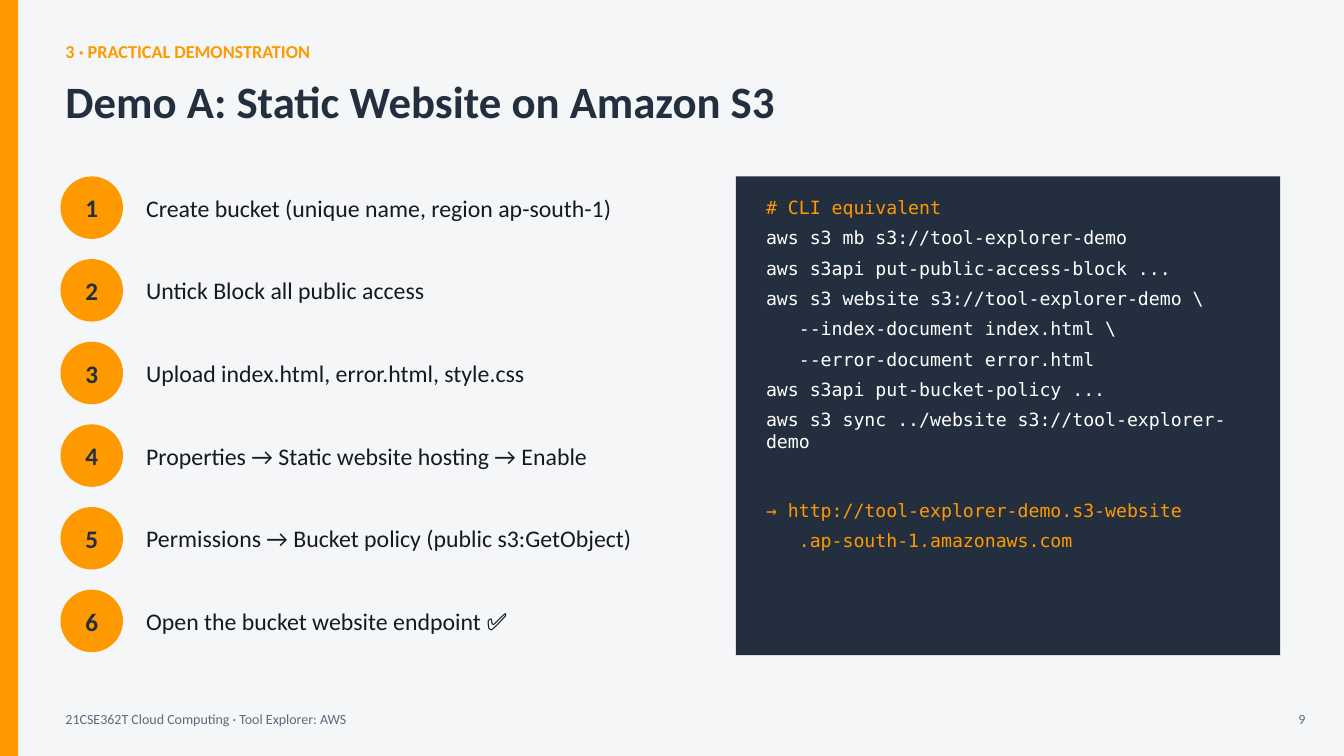
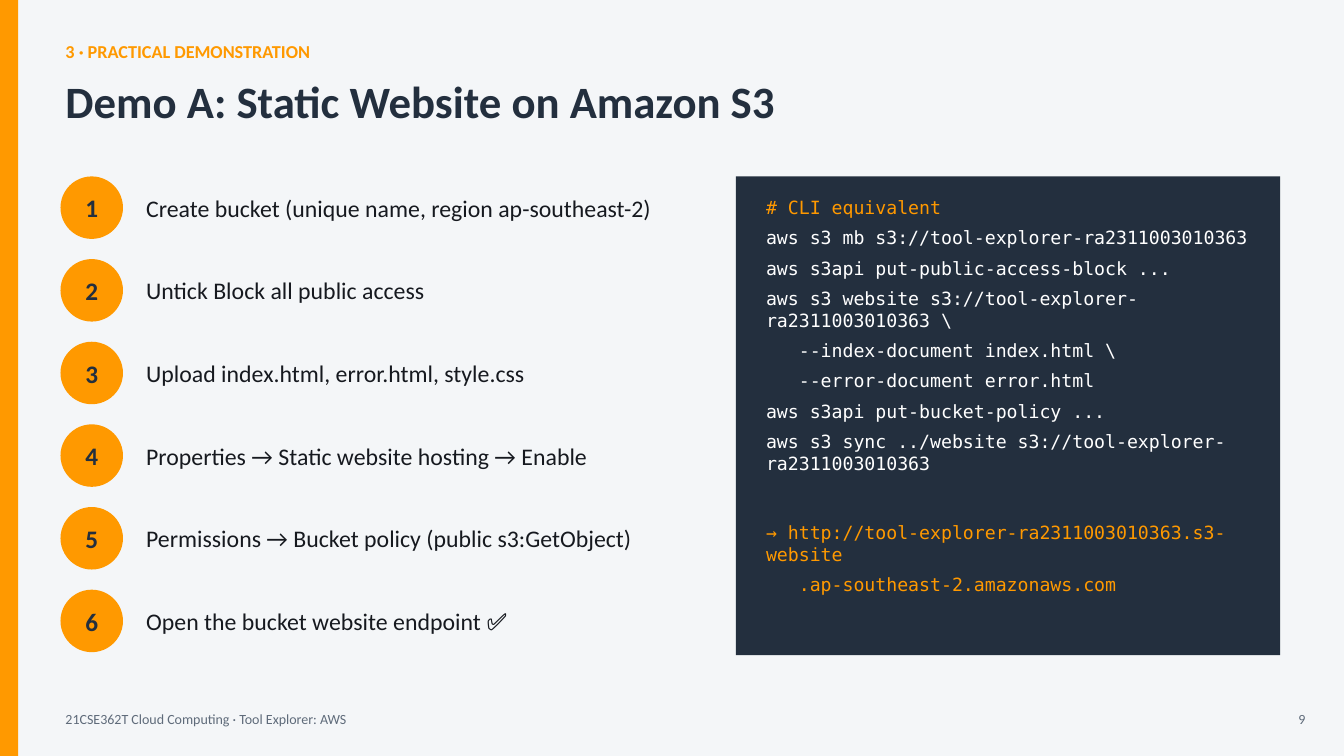
Before and after one commit to Uhasreddy/qroll, a slide deck: slide 9 of PPT/AWS_Tool_Explorer_Presentation/AWS_Tool_Explorer.pptx. Drawn at 1344x756 pixels with LibreOffice and Linux fonts; fonts in the diff are those of the drawing. Boxes give left, top, right and bottom in pixels: in the first picture for what was removed or moved away, otherwise in the second. Text is boxed around its words. In the diff, an @@ line names an element or a change of style, - is before the commit and + after.

Commit message:
Run S3 and EC2 demos on AWS; add screenshots, results and live-demo slide

```diff
--- a/PPT/AWS_Tool_Explorer_Presentation/AWS_Tool_Explorer.pptx
+++ b/PPT/AWS_Tool_Explorer_Presentation/AWS_Tool_Explorer.pptx
@@ text at (146,199,650,221): text changed @@
-Create bucket (unique name, region ap-south-1)
+Create bucket (unique name, region ap-southeast-2)
@@ text at (766,230,1247,248): text changed @@
-aws s3 mb s3://tool-explorer-demo
+aws s3 mb s3://tool-explorer-ra2311003010363
@@ text at (766,291,1138,328): text changed @@
-aws s3 website s3://tool-explorer-demo \
+aws s3 website s3://tool-explorer-ra2311003010363 \
@@ text at (766,434,1226,595): text changed @@
-aws s3 sync ../website s3://tool-explorer-demo
-→ http://tool-explorer-demo.s3-website
-.ap-south-1.amazonaws.com
+aws s3 sync ../website s3://tool-explorer-ra2311003010363
+→ http://tool-explorer-ra2311003010363.s3-website
+.ap-southeast-2.amazonaws.com
```
Also in this commit, not shown: 5 other slides changed, 1 slide added, 13 other files.
